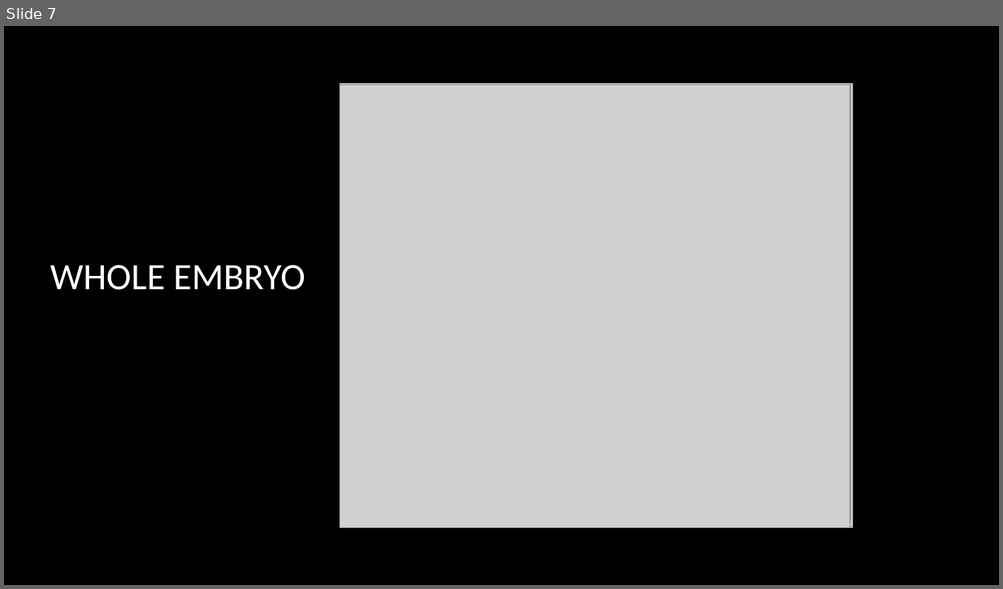
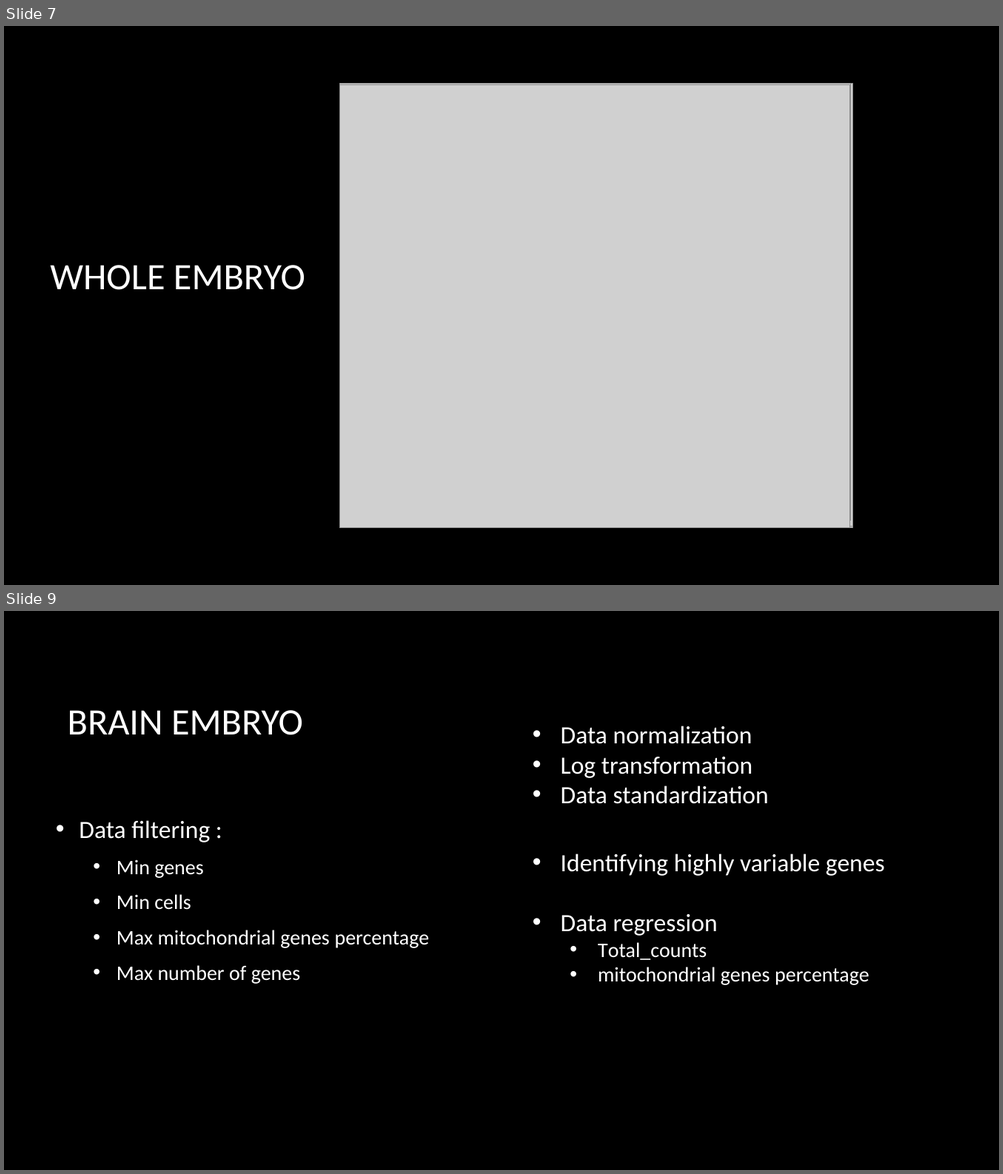
Before and after one commit to RixRasa/Genomics, a slide deck: Presentation1.pptx. Shown one above the other, each under a label of ours: slide 7 before the commit, slides 7 and 9 after it; the slides between them are not shown. The pictures are 1003x589 and 1003x1174 pixels, drawn with LibreOffice and Linux fonts; fonts in the diff are those of the drawing; grey boxes stand for pictures; background and template pictures are left out. Boxes give left, top, right and bottom in pixels: in the first picture for what was removed or moved away, otherwise in the second. Text is boxed around its words. In the diff, an @@ line names an element or a change of style, - is before the commit and + after.

Commit message:
brain embryo presentation part

```diff
--- a/Presentation1.pptx
+++ b/Presentation1.pptx
@@ slide 9 added at (4, 611, 999, 1170), background picture (left out) @@
@@ title added at (68, 710, 303, 735), 36 pt, text #FFFFFF @@
+BRAIN EMBRYO
@@ text added at (560, 726, 768, 804), 24 pt, text #FFFFFF @@
+• Data normalization
+• Log transformation
+• Data standardization
@@ text added at (79, 820, 430, 984), 20 pt, text #FFFFFF @@
+• Data filtering :
+  • Min genes
+  • Min cells
+  • Max mitochondrial genes percentage
+  • Max number of genes
@@ text added at (560, 854, 885, 985), 24 pt, text #FFFFFF @@
+• Identifying highly variable genes
+• Data regression
+  • Total_counts
+  • mitochondrial genes percentage
```
Also in this commit, not shown: 1 slide changed, 6 other slides added, 3 slides removed, 2 other files.
